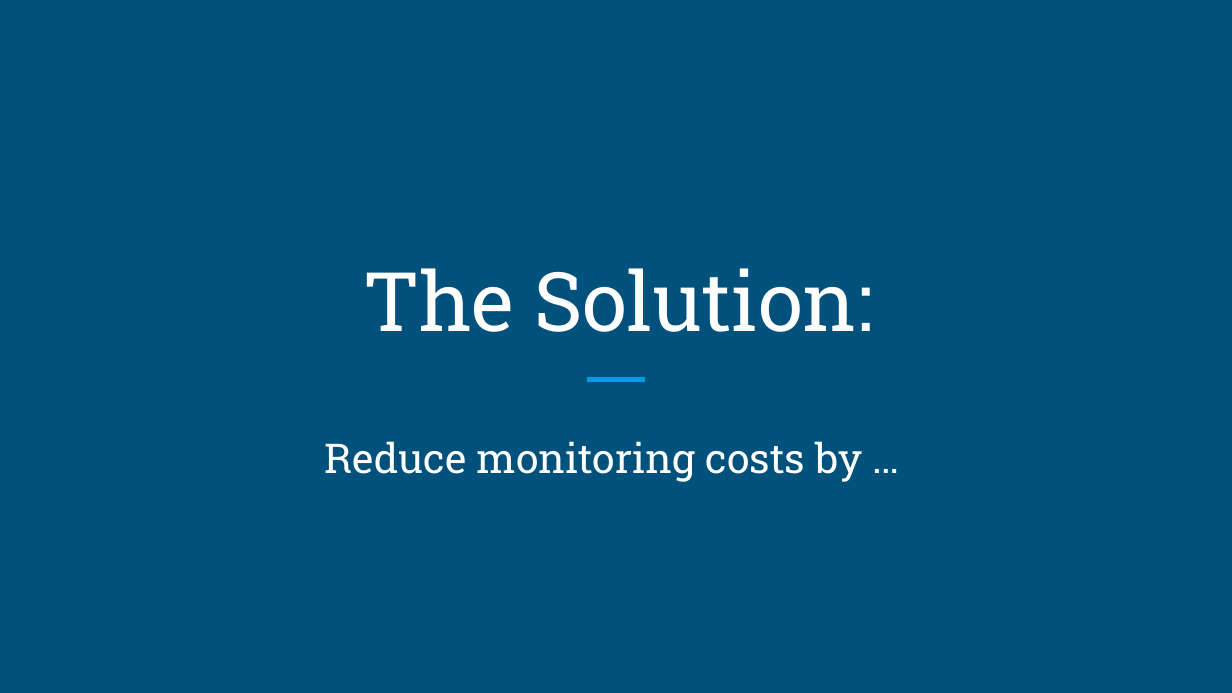
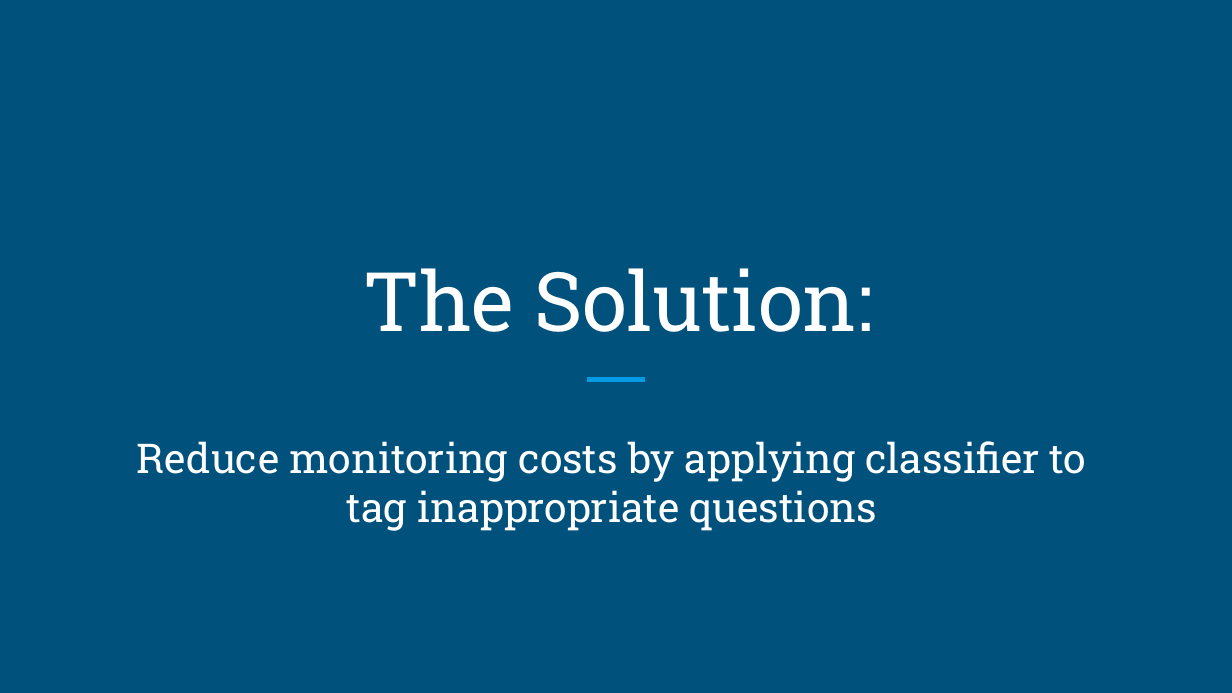
Before and after one commit to shiranimehr/Capstone-two, a slide deck: slide 3 of insincere_questions_classification/reports/Presentation.pptx. Drawn at 1232x693 pixels with LibreOffice and Linux fonts; fonts in the diff are those of the drawing. Boxes give left, top, right and bottom in pixels: in the first picture for what was removed or moved away, otherwise in the second. Text is boxed around its words. In the diff, an @@ line names an element or a change of style, - is before the commit and + after.

Commit message:
Update Presentation.pptx
Updated presentation slides.

```diff
--- a/insincere_questions_classification/reports/Presentation.pptx
+++ b/insincere_questions_classification/reports/Presentation.pptx
@@ text at (137, 441, 1087, 531): text changed @@
-Reduce monitoring costs by …
+Reduce monitoring costs by applying classifier to tag inappropriate questions
```
Also in this commit, not shown: 6 other slides changed, 2 slides added.
